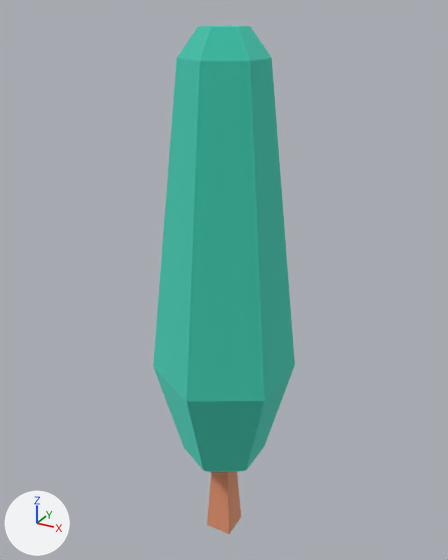
A saved change to the glTF model public/models/nf2/nature/tree_tall.glb.
Before and after are seen from a 50 mm lens placed at (0.84, -1.528, 1.682), pointed at (-0.023, 0.04, 0.898). Every picture has the same lights, and +X, +Y and +Z are marked at lower left. The older version comes first. Where no turn or scale is listed for an object, it has been applied to the vertices.

In view in the first picture: 'tree_tall'.
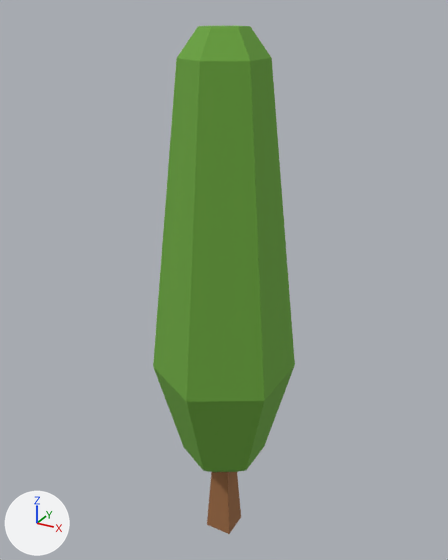
The change, as a diff of the scene's bpy script:
```diff
--- a/public/models/nf2/nature/tree_tall.glb.py
+++ b/public/models/nf2/nature/tree_tall.glb.py
@@ mat_leafsgreen @@
 mat_leafsgreen = principled_material('leafsGreen')
-mat_leafsgreen.base_color = (0.161, 0.788, 0.671)  # cyan #70e6d6
-mat_leafsgreen.metallic = 1.0
+mat_leafsgreen.base_color = (0.147, 0.381, 0.0452)  # green #6ba63c
 mat_leafsgreen.roughness = 1.0
@@ mat_woodbark @@
 mat_woodbark = principled_material('woodBark')
-mat_woodbark.base_color = (0.886, 0.514, 0.341)  # beige #f2be9e
-mat_woodbark.metallic = 1.0
+mat_woodbark.base_color = (0.332, 0.144, 0.0545)  # brown #9c6a42
 mat_woodbark.roughness = 1.0
@@ ob_tmpparent @@
-ob_tmpparent = bpy.data.objects.new('tmpParent', None)
-ob_tmpparent.location = (0.0, 0.0, 0.0)
```

Pixel boxes (x1, y1, x2, y2) of what changed, in the pictures (448 x 560 px):
'tree_tall', recoloured, surface changed (cyan to green)
    both: (153, 26, 295, 534)
